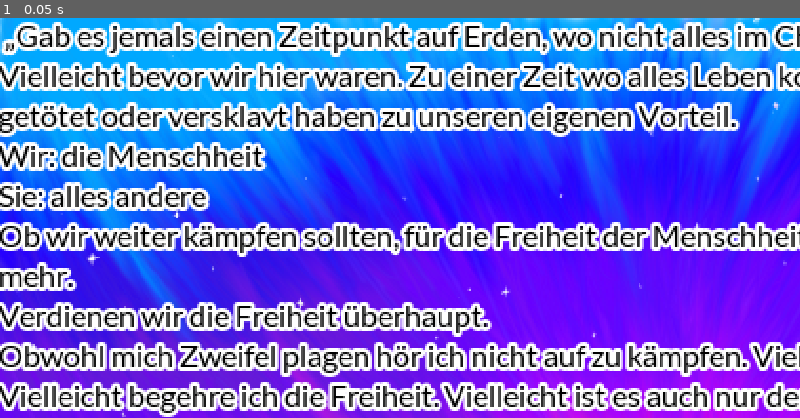
Above: before the commit, frame 1.
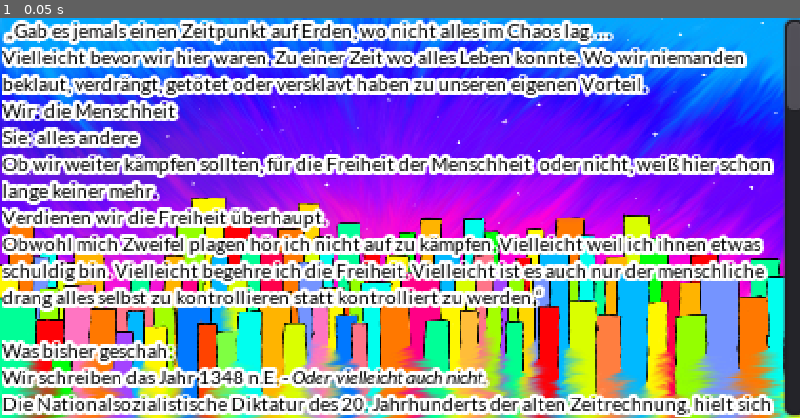
Above: after the commit, the same moment.

Repository: Phantonia/gamejam-2022
Game: Godot game, scene res://Story_einleitung.tscn
The game is run twice, just before and just after one commit, with the same random seed, the same clock (stepped at 60 frames per second) and the same inputs. This scene is started directly instead of the project's main scene.
Inputs:
- Up to frame 1 (0.05 s): no input

The runs differ from the first frame. In frame 1, 94% of the frame differs, in the area x 0-100%, y 0-100%.

Commit message:
final?storyintroduction

Diff:
--- a/Story_einleitung.tscn
+++ b/Story_einleitung.tscn
@@ -5,28 +5,29 @@
 [ext_resource path="res://assets/Hintergrund.png" type="Texture" id=3]
 
 [sub_resource type="DynamicFont" id=1]
+size = 10
 outline_size = 2
 font_data = ExtResource( 1 )
 
 [sub_resource type="DynamicFont" id=2]
+size = 10
 outline_size = 2
 font_data = ExtResource( 2 )
 
 [node name="Node2D" type="Node2D"]
 
 [node name="Sprite" type="Sprite" parent="."]
-position = Vector2( 3, 3 )
+position = Vector2( 2, -1 )
 
 [node name="Hintergrund" type="Sprite" parent="Sprite"]
-position = Vector2( 375.333, 281 )
-scale = Vector2( 0.420741, 0.420741 )
+position = Vector2( 209, 127.75 )
+scale = Vector2( 0.234815, 0.203333 )
 texture = ExtResource( 3 )
 
 [node name="RichTextLabel" type="RichTextLabel" parent="."]
-margin_left = -1.0
-margin_top = -1.0
-margin_right = 743.0
-margin_bottom = 482.0
+margin_left = 1.0
+margin_right = 423.0
+margin_bottom = 209.0
 custom_colors/default_color = Color( 0, 0, 0, 1 )
 custom_colors/font_color_selected = Color( 0.909804, 0.886275, 0.886275, 1 )
 custom_fonts/italics_font = SubResource( 1 )
